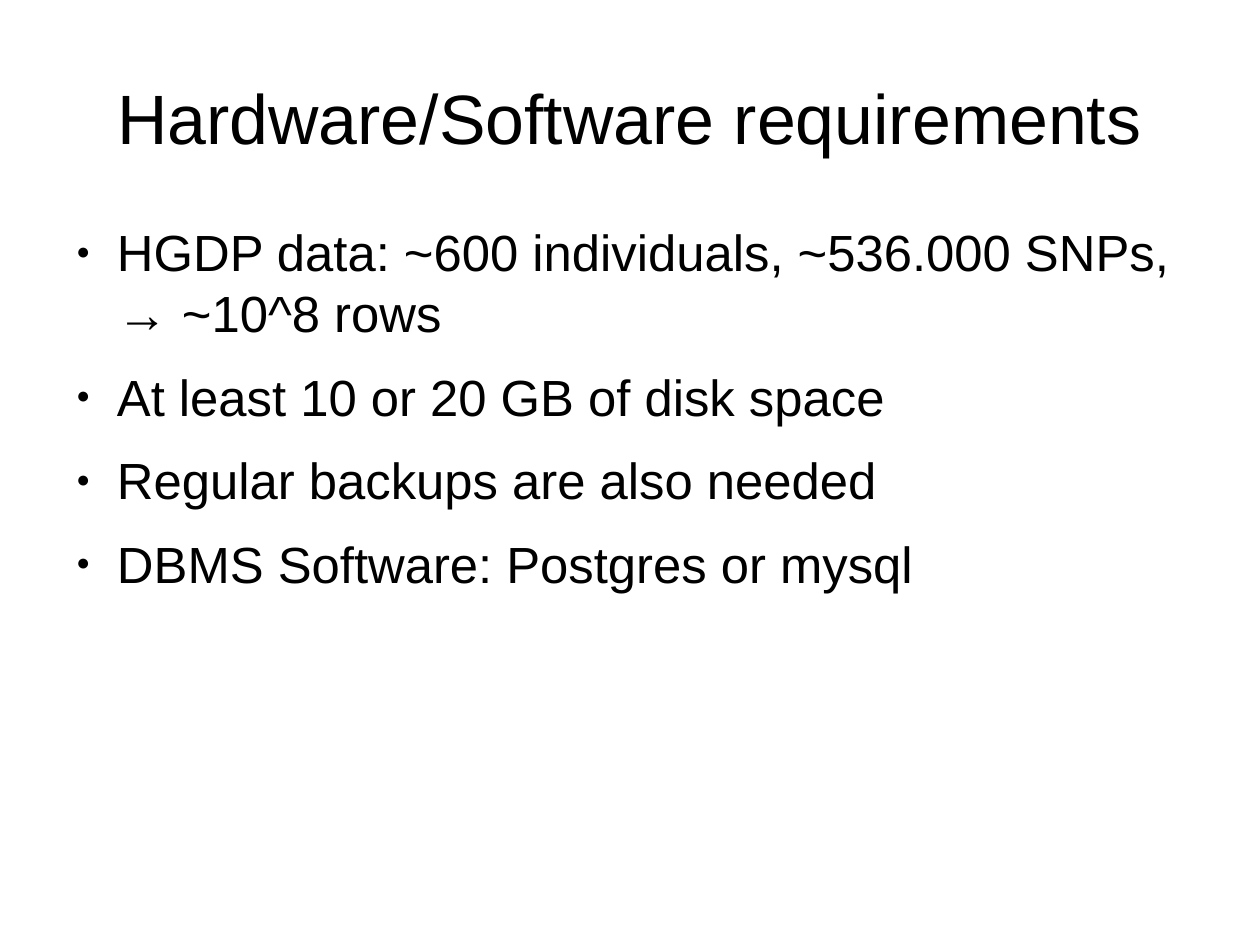
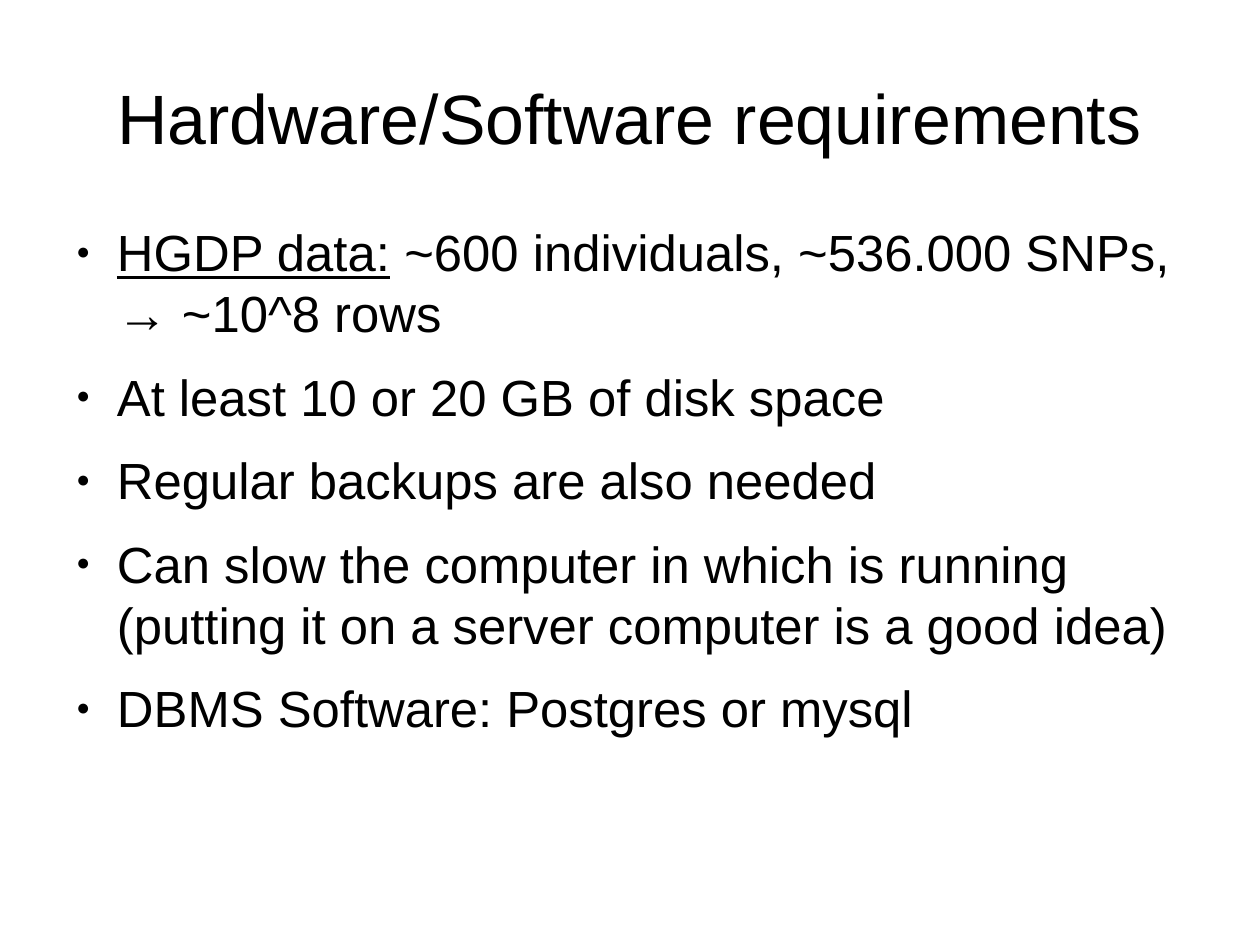
Before and after one commit to dalloliogm/snps-database, a slide deck: slide 4 of HGDP database/docs/Slides/database for hgdp.odp (slide 3 before the commit). Drawn at 1260x945 pixels with LibreOffice and Linux fonts; fonts in the diff are those of the drawing. Boxes give left, top, right and bottom in pixels: in the first picture for what was removed or moved away, otherwise in the second. Text is boxed around its words. In the diff, an @@ line names an element or a change of style, - is before the commit and + after.

```diff
--- a/HGDP database/docs/Slides/database for hgdp.odp
+++ b/HGDP database/docs/Slides/database for hgdp.odp
@@ text at bbox=[117, 234, 1169, 333]: underline on in "HGDP data:" @@
@@ text at bbox=[117, 546, 1167, 654]: paragraph added @@
+● Can slow the computer in which is running (putting it on a server computer is a good idea)
```
Also in this commit, not shown: 4 other slides changed, 2 slides added, 2 other files.
